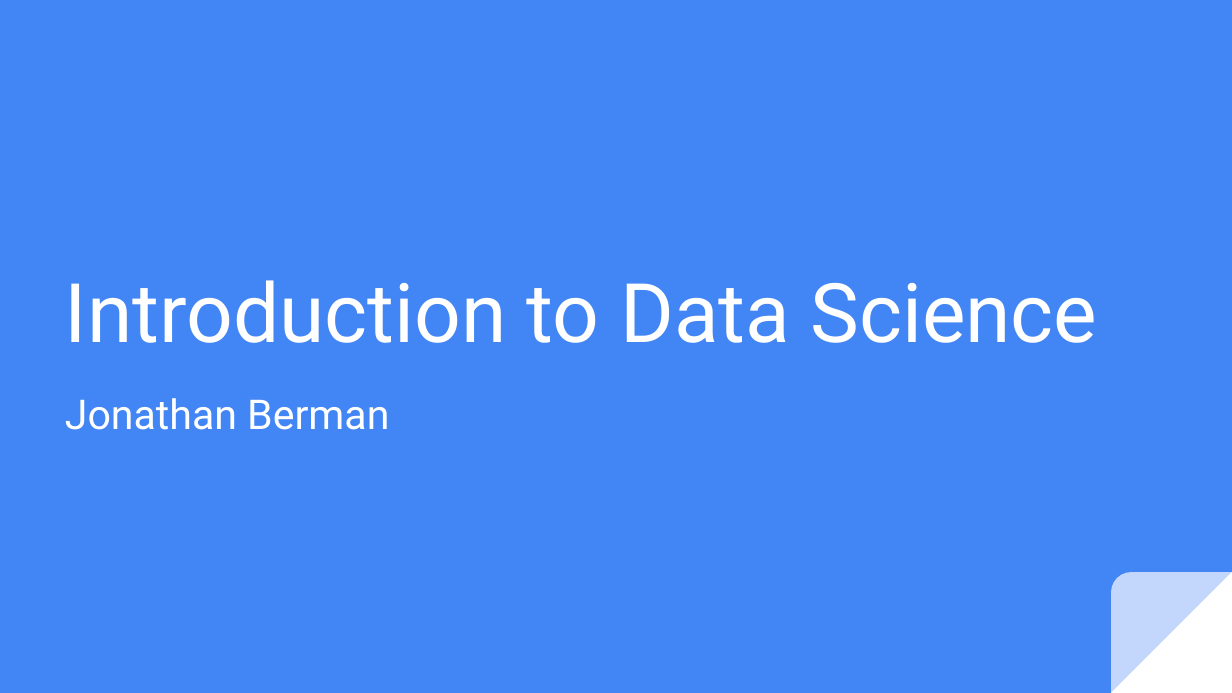
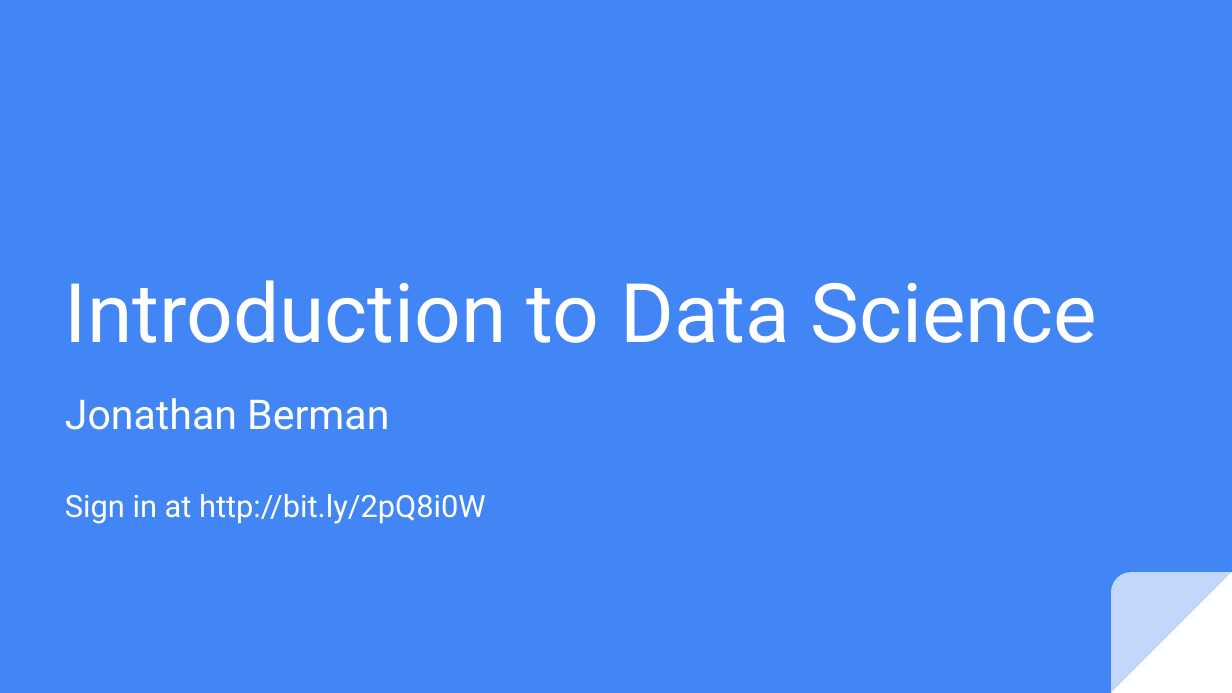
Before and after one commit to JohnnyBerman/HCS-Data-Science-Bootcamp, a slide deck: slide 1 of HCS Data Science Bootcamp.pptx. Drawn at 1232x693 pixels with LibreOffice and Linux fonts; fonts in the diff are those of the drawing. Boxes give left, top, right and bottom in pixels: in the first picture for what was removed or moved away, otherwise in the second. Text is boxed around its words. In the diff, an @@ line names an element or a change of style, - is before the commit and + after.

```diff
--- a/HCS Data Science Bootcamp.pptx
+++ b/HCS Data Science Bootcamp.pptx
@@ subtitle at (65, 494, 486, 524): paragraph added @@
+Sign in at http://bit.ly/2pQ8i0W
```
Also in this commit, not shown: 3 other slides changed, 3 slides added.
